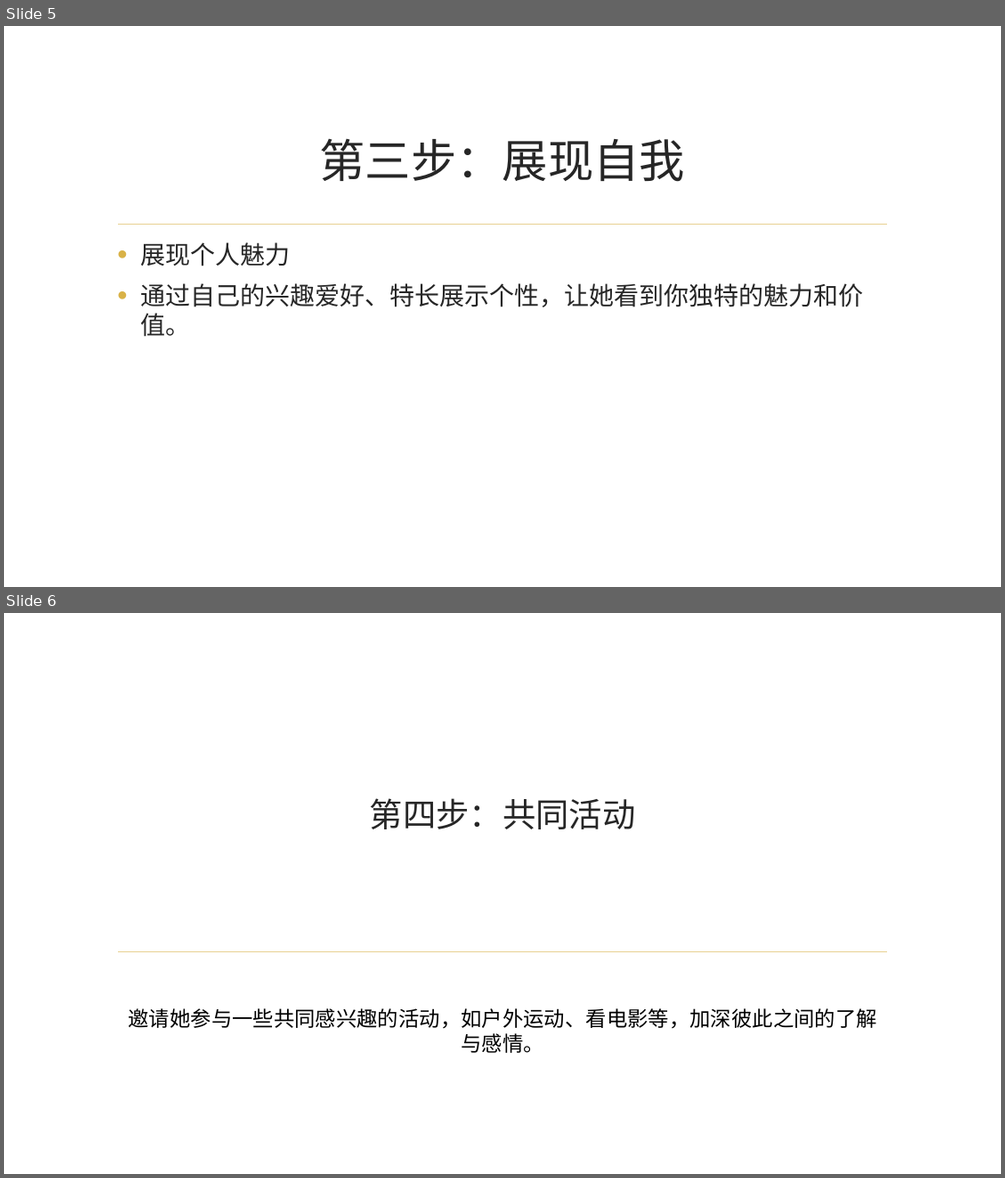
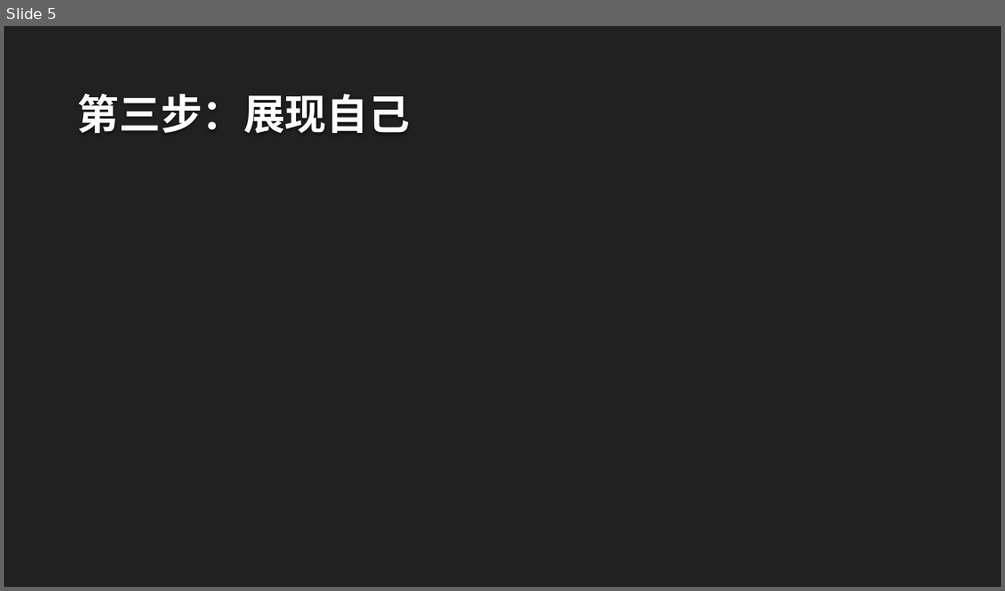
Before and after one commit to Lizhenghe-Chen/AIFileGenerator, a slide deck: Output/666/test.pptx. Shown one above the other, each under a label of ours: slides 5 and 6 before the commit, slide 5 after it. The pictures are 1005x1178 and 1005x591 pixels, drawn with LibreOffice and Linux fonts; fonts in the diff are those of the drawing; background and template pictures are left out. Boxes give left, top, right and bottom in pixels: in the first picture for what was removed or moved away, otherwise in the second. Text is boxed around its words. In the diff, an @@ line names an element or a change of style, - is before the commit and + after.

```diff
--- a/Output/666/test.pptx
+++ b/Output/666/test.pptx
@@ slide 6 removed at [4,613,1001,1174], background picture (left out) @@
@@ title removed at [370,798,636,829] @@
-第四步：共同活动
@@ line removed from (119, 952) to (887, 952) @@
@@ text removed at [129,1008,877,1053] @@
-邀请她参与一些共同感兴趣的活动，如户外运动、看电影等，加深彼此之间的了解与感情。
@@ slide 5 changed as well @@
@@ background picture (left out) to #212121 @@
@@ title "第三步：展现自己" at [78,94,410,134]: vertical alignment middle to bottom @@
@@ title at [78,94,410,134]: text changed; size 44 to 40 pt; font Times New Roman to Quicksand; text colour #262626 to #FEFEFE; bold on @@
-第三步：展现自我
+第三步：展现自己
@@ line removed from (119, 224) to (887, 224) @@
@@ text removed at [141,242,864,337] @@
-• 展现个人魅力
-• 通过自己的兴趣爱好、特长展示个性，让她看到你独特的魅力和价值。
```
Also in this commit, not shown: 3 other slides changed, 2 slides added, 1 other slide removed, 5 other files.
